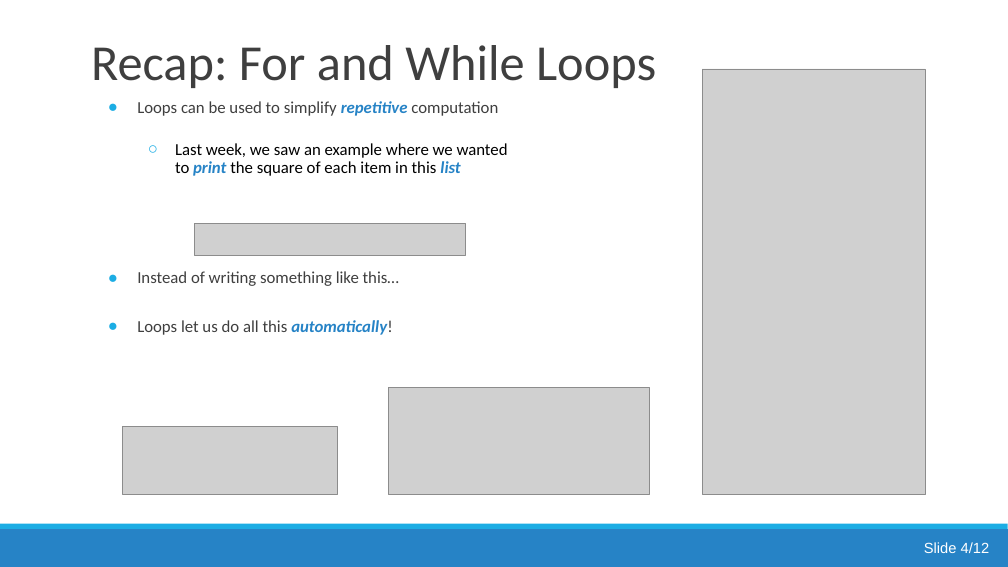
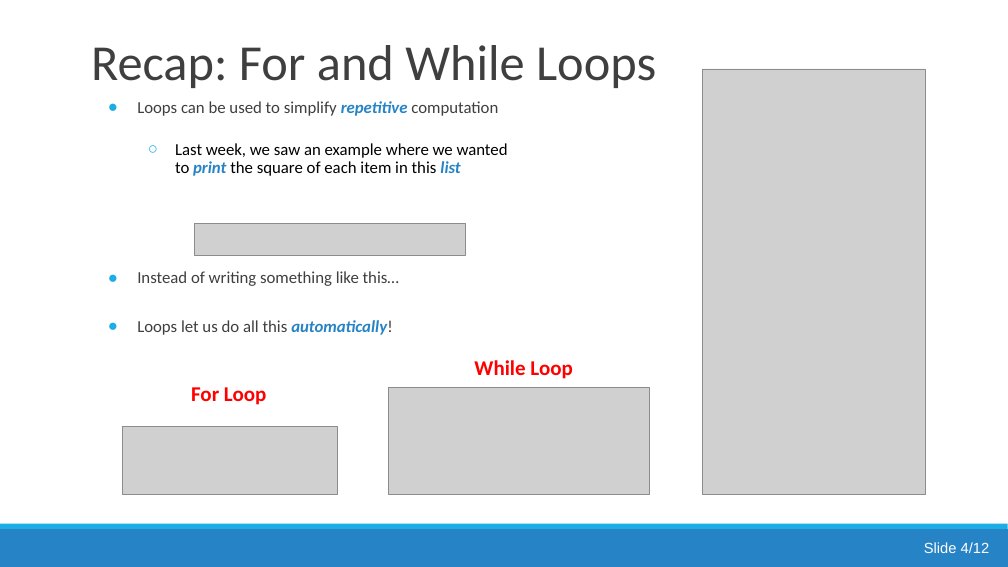
Before and after one commit to jsmartinstats/SCIF10002-2026, a slide deck: slide 21 of 04/Lecture4_Functions.pptx. Drawn at 1008x567 pixels with LibreOffice and Linux fonts; fonts in the diff are those of the drawing; grey boxes stand for pictures. Boxes give left, top, right and bottom in pixels: in the first picture for what was removed or moved away, otherwise in the second. Text is boxed around its words. In the diff, an @@ line names an element or a change of style, - is before the commit and + after.

```diff
--- a/04/Lecture4_Functions.pptx
+++ b/04/Lecture4_Functions.pptx
@@ text added at (191,387,266,405), 20 pt, text #FF0000, bold @@
+For Loop
@@ text added at (474,360,572,379), 20 pt, text #FF0000, bold @@
+While Loop
```
Also in this commit, not shown: 26 slides removed, 16 other files.
